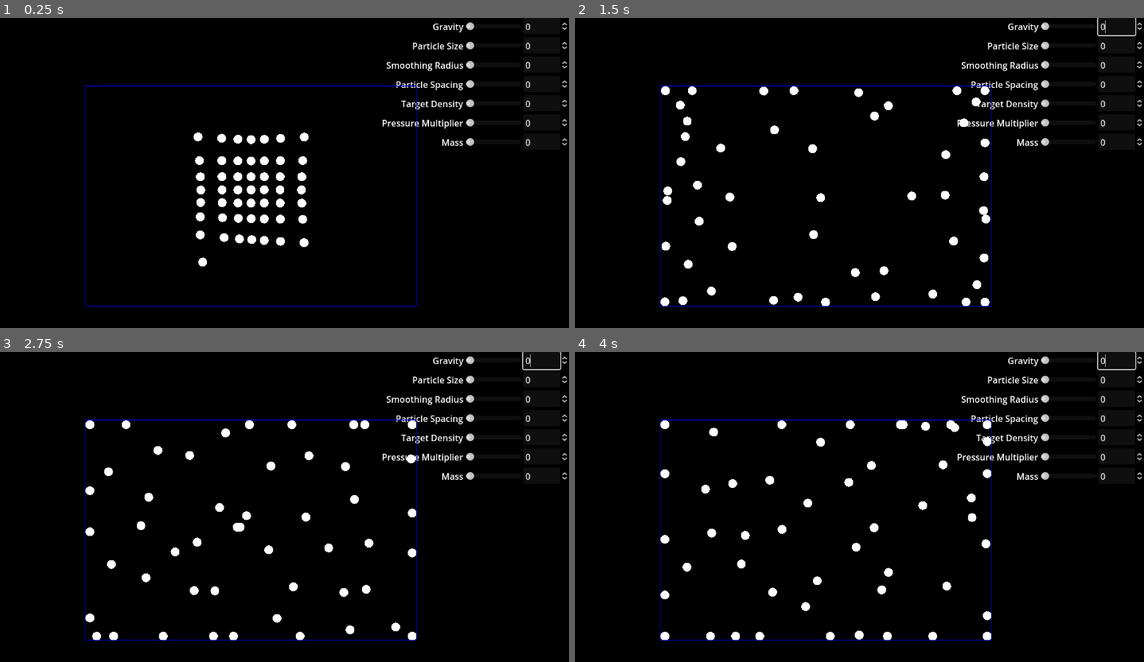
Above: before the commit, frames 1-4 (two rows, left to right).
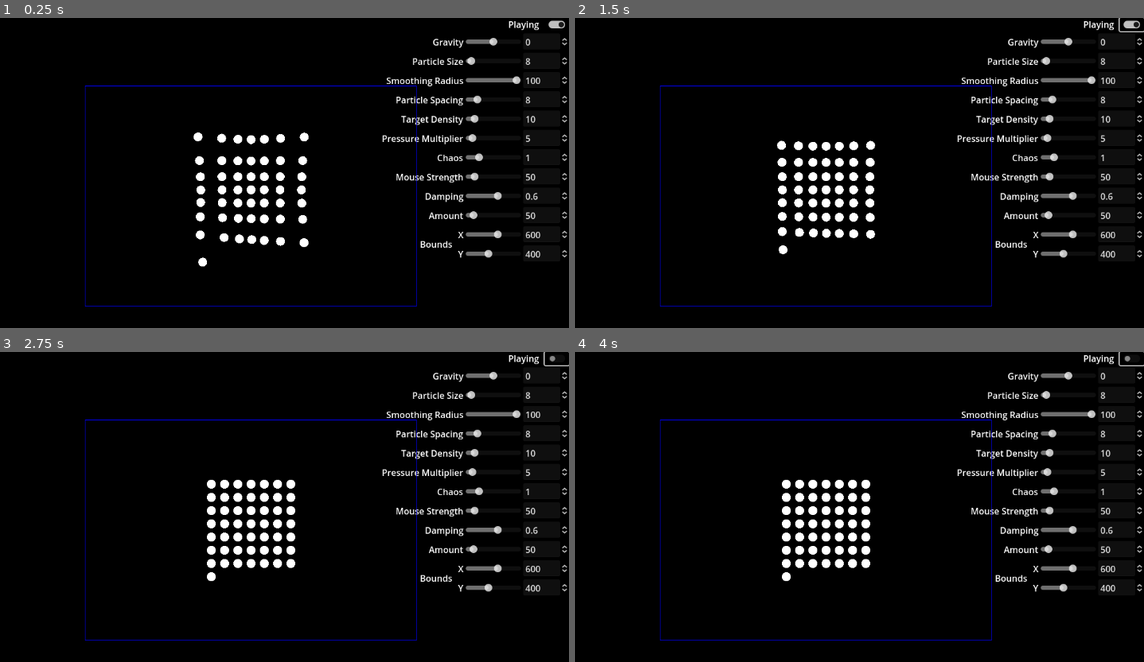
Above: after the commit, the same moments.

Repository: Shuflduf/GodotLiquidSim
Game: Godot game, scene res://main.tscn
The game is run twice, just before and just after one commit, with the same random seed, the same clock (stepped at 60 frames per second) and the same inputs.
Inputs (mouse positions are in pixels of both pictures, inside the frame that each line leads up to):
- Up to frame 1 (0.25 s): no input
- Up to frame 2 (1.5 s): click (1132, 24) at 0.52 s; click (1132, 24) at 1.27 s
- Up to frame 3 (2.75 s): click (557, 358) at 2.02 s
- Up to frame 4 (4 s): move the mouse to (967, 513) at 2.77 s; click (967, 513) at 2.92 s; move the mouse to (700, 547) at 3.52 s; click (700, 547) at 3.67 s

The runs differ from the first frame. In frame 1, 3.8% of the frame differs, in the area x 67-100%, y 0-78%; in frame 2, 7.6%; in frame 3, 7.6%; in frame 4, 7.6%, in the area x 14-100%, y 0-94%.
Error before the commit: Invalid type in function 'set_value' in base 'HBoxContainer (number_slider.gd)'. Cannot convert argument 1 from float to Vector2. (res://value_handlers.gd:5)

Commit message:
SO SO MUCH

Diff:
--- /dev/null
+++ b/bool_slider.gd
@@ -0,0 +1,18 @@
+@tool
+extends HBoxContainer
+
+signal update_value(prop_name: String, new_value: bool)
+
+@export var display_name: String:
+    set(value):
+        display_name = value
+        $Label.text = value
+@export var property_name: String
+
+var default_value: bool
+
+func set_value(value: bool):
+    $CheckButton.button_pressed = value
+
+func _on_check_button_toggled(toggled_on: bool) -> void:
+    update_value.emit(property_name, toggled_on)
--- /dev/null
+++ b/bool_slider.tscn
@@ -0,0 +1,16 @@
+[gd_scene load_steps=2 format=3 uid="uid://7p6mguvmwp1j"]
+
+[ext_resource type="Script" path="res://bool_slider.gd" id="1_uirr3"]
+
+[node name="HBoxContainer" type="HBoxContainer"]
+theme_override_constants/separation = 10
+alignment = 2
+script = ExtResource("1_uirr3")
+
+[node name="Label" type="Label" parent="."]
+layout_mode = 2
+
+[node name="CheckButton" type="CheckButton" parent="."]
+layout_mode = 2
+
+[connection signal="toggled" from="CheckButton" to="." method="_on_check_button_toggled"]
--- a/main.gd
+++ b/main.gd
@@ -12,6 +12,7 @@
 @export_range(0.0, 1.0) var collision_damping: float = 0.6
 @export_range(2, 500) var num_particles: int = 100
 @export var bounds_size: Vector2 = Vector2(600.0, 400.0)
+@export var mouse_strength: float = 50.0
 
 var particle_positions: Array[Vector2]
 var particle_velocities: Array[Vector2]
@@ -39,6 +40,16 @@
     update_densities()
 
 
+func _unhandled_input(event: InputEvent) -> void:
+    if event is InputEventMouseButton:
+        if Input.is_mouse_button_pressed(MOUSE_BUTTON_LEFT) or Input.is_mouse_button_pressed(MOUSE_BUTTON_RIGHT):
+            if event.button_index == MOUSE_BUTTON_WHEEL_DOWN:
+                effect_radius -= 5
+            elif event.button_index == MOUSE_BUTTON_WHEEL_UP:
+                effect_radius += 5
+
+            effect_radius = clamp(effect_radius, 5, 400)
+
 func _process(delta: float) -> void:
     if playing:
         for i in range(particle_positions.size()):
@@ -51,9 +62,9 @@
             if particle_positions[i].distance_squared_to(get_global_mouse_position()) < effect_radius ** 2:
                 var effect_dir = particle_positions[i].direction_to(get_global_mouse_position())
                 if Input.is_mouse_button_pressed(MOUSE_BUTTON_LEFT):
-                    particle_velocities[i] += effect_dir * 50
+                    particle_velocities[i] += effect_dir * mouse_strength
                 elif Input.is_mouse_button_pressed(MOUSE_BUTTON_RIGHT):
-                    particle_velocities[i] += effect_dir * -50
+                    particle_velocities[i] += effect_dir * -mouse_strength
 
             var pressure_force = calculate_pressure_force(i)
             var pressure_accel = pressure_force / densities[i]
--- a/main.tscn
+++ b/main.tscn
@@ -1,8 +1,10 @@
-[gd_scene load_steps=5 format=3 uid="uid://boefshpkw5c1u"]
+[gd_scene load_steps=7 format=3 uid="uid://boefshpkw5c1u"]
 
 [ext_resource type="Script" path="res://main.gd" id="1_bvny7"]
 [ext_resource type="PackedScene" uid="uid://doifiw4dk064w" path="res://number_slider.tscn" id="2_iyhjq"]
 [ext_resource type="Script" path="res://value_handlers.gd" id="2_wdsku"]
+[ext_resource type="PackedScene" uid="uid://7p6mguvmwp1j" path="res://bool_slider.tscn" id="3_d5nkx"]
+[ext_resource type="PackedScene" uid="uid://c8b2dhjgesu0i" path="res://vec2_slider.tscn" id="4_vu2tq"]
 
 [sub_resource type="StyleBoxFlat" id="StyleBoxFlat_x0arq"]
 bg_color = Color(0, 0, 0, 1)
@@ -43,11 +45,17 @@
 grow_vertical = 2
 script = ExtResource("2_wdsku")
 
+[node name="Playing" parent="CanvasLayer/Control/ValueHandlers" instance=ExtResource("3_d5nkx")]
+layout_mode = 2
+display_name = "Playing"
+property_name = "playing"
+
 [node name="Gravity" parent="CanvasLayer/Control/ValueHandlers" instance=ExtResource("2_iyhjq")]
 layout_mode = 2
 display_name = "Gravity"
 property_name = "gravity"
-upper_range = 1000.0
+lower_range = -500.0
+upper_range = 500.0
 
 [node name="ParticleSize" parent="CanvasLayer/Control/ValueHandlers" instance=ExtResource("2_iyhjq")]
 layout_mode = 2
@@ -60,29 +68,69 @@
 layout_mode = 2
 display_name = "Smoothing Radius"
 property_name = "smoothing_radius"
-lower_range = 1.0
-upper_range = 200.0
+upper_range = 100.0
 
 [node name="ParticleSpacing" parent="CanvasLayer/Control/ValueHandlers" instance=ExtResource("2_iyhjq")]
 layout_mode = 2
 display_name = "Particle Spacing"
 property_name = "particle_spacing"
-upper_range = 200.0
+upper_range = 50.0
 
 [node name="TargetDensity" parent="CanvasLayer/Control/ValueHandlers" instance=ExtResource("2_iyhjq")]
 layout_mode = 2
 display_name = "Target Density"
 property_name = "target_density"
-upper_range = 200.0
+upper_range = 100.0
 
 [node name="PressureMultiplier" parent="CanvasLayer/Control/ValueHandlers" instance=ExtResource("2_iyhjq")]
 layout_mode = 2
 display_name = "Pressure Multiplier"
 property_name = "pressure_multiplier"
-upper_range = 200.0
+upper_range = 100.0
 
 [node name="Mass" parent="CanvasLayer/Control/ValueHandlers" instance=ExtResource("2_iyhjq")]
 layout_mode = 2
-display_name = "Mass"
+display_name = "Chaos"
 property_name = "mass"
 upper_range = 5.0
+
+[node name="MouseStrength" parent="CanvasLayer/Control/ValueHandlers" instance=ExtResource("2_iyhjq")]
+layout_mode = 2
+display_name = "Mouse Strength"
+property_name = "mouse_strength"
+upper_range = 500.0
+
+[node name="Damping" parent="CanvasLayer/Control/ValueHandlers" instance=ExtResource("2_iyhjq")]
+layout_mode = 2
+display_name = "Damping"
+property_name = "collision_damping"
+upper_range = 1.0
+
+[node name="Label" parent="CanvasLayer/Control/ValueHandlers/Damping" index="0"]
+text = "Damping"
+
+[node name="HSlider" parent="CanvasLayer/Control/ValueHandlers/Damping" index="1"]
+max_value = 1.0
+step = 0.1
+value = 1.0
+
+[node name="SpinBox" parent="CanvasLayer/Control/ValueHandlers/Damping" index="2"]
+max_value = 1.0
+step = 0.1
+value = 1.0
+
+[node name="Amount" parent="CanvasLayer/Control/ValueHandlers" instance=ExtResource("2_iyhjq")]
+layout_mode = 2
+display_name = "Amount"
+property_name = "num_particles"
+lower_range = 2.0
+upper_range = 625.0
+
+[node name="Bounds" parent="CanvasLayer/Control/ValueHandlers" instance=ExtResource("4_vu2tq")]
+layout_mode = 2
+display_name = "Bounds"
+property_name = "bounds_size"
+lower_range = Vector2(1, 1)
+upper_range = Vector2(1000, 1000)
+
+[editable path="CanvasLayer/Control/ValueHandlers/Damping"]
--- a/number_slider.gd
+++ b/number_slider.gd
@@ -1,63 +1,36 @@
 @tool
 extends HBoxContainer
 
-signal update_value(prop_name: String, new_value: Vector2)
+signal update_value(prop_name: String, new_value: float)
 
 @export var display_name: String:
     set(value):
         display_name = value
         $Label.text = value
 @export var property_name: String
-@export var lower_range: Vector2:
+@export var lower_range: float:
     set(value):
         lower_range = value
-        %HSliderX.min_value = value.x
-        %SpinBoxX.min_value = value.x
-        %HSliderY.min_value = value.y
-        %SpinBoxY.min_value = value.y
-
-@export var upper_range: Vector2:
+        %HSlider.min_value = value
+        %SpinBox.min_value = value
+@export var upper_range: float:
     set(value):
         upper_range = value
-        %HSliderX.max_value = value.x
-        %SpinBoxX.max_value = value.x
-        %HSliderY.max_value = value.y
-        %SpinBoxY.max_value = value.y
+        %HSlider.max_value = value
+        %SpinBox.max_value = value
 
-var default_value: Vector2
-var current_value: Vector2
+var default_value: float
 
-#func _on_h_slider_value_changed(value: float) -> void:
-    ##$HSlider.value = value
-    ##$SpinBox.value = value
-#
-    #update_value.emit(property_name, value)
-#
-#
-#func _on_spin_box_value_changed(value: float) -> void:
-    #_on_h_slider_value_changed(value)
+func _on_h_slider_value_changed(value: float) -> void:
+    $HSlider.value = value
+    $SpinBox.value = value
 
-func set_value(value: Vector2):
-    current_value = value
-    %HSliderX.value = value.x
-    %SpinBoxX.value = value.x
-    %HSliderY.value = value.y
-    %SpinBoxY.value = value.y
+    update_value.emit(property_name, value)
 
 
-func _on_h_slider_y_value_changed(value: float) -> void:
-    pass # Replace with function body.
+func _on_spin_box_value_changed(value: float) -> void:
+    _on_h_slider_value_changed(value)
 
-
-func _on_spin_box_y_value_changed(value: float) -> void:
-    pass # Replace with function body.
-
-
-func _on_h_slider_x_value_changed(value: float) -> void:
-    %SpinBoxX.value = value
-    %HSliderX.value = value
-    current_value.x = value
-
-
-func _on_spin_box_x_value_changed(value: float) -> void:
-    _on_h_slider_x_value_changed(value)
+func set_value(value: float):
+    %HSlider.value = value
+    %SpinBox.value = value
--- a/number_slider.tscn
+++ b/number_slider.tscn
@@ -10,11 +10,13 @@
 layout_mode = 2
 
 [node name="HSlider" type="HSlider" parent="."]
+unique_name_in_owner = true
 custom_minimum_size = Vector2(100, 0)
 layout_mode = 2
 size_flags_vertical = 4
 
 [node name="SpinBox" type="SpinBox" parent="."]
+unique_name_in_owner = true
 layout_mode = 2
 size_flags_horizontal = 0
 
--- a/value_handlers.gd
+++ b/value_handlers.gd
@@ -1,10 +1,12 @@
 extends VBoxContainer
+
+@onready var world: Node2D = $"../../.."
 
 func _ready() -> void:
     for child in get_children():
-        child.set_value($"../../..".get(child.property_name))
-        child.set(&"default_value", $"../../..".get(child.property_name))
+        child.set_value(world.get(child.property_name))
+        child.set(&"default_value", world.get(child.property_name))
         child.update_value.connect(
-            func(prop_name: String, new_value: float):
-                $"../../..".set(prop_name, new_value)
+            func(prop_name: String, new_value: Variant):
+                world.set(prop_name, new_value)
         )
--- /dev/null
+++ b/vec2_slider.gd
@@ -0,0 +1,69 @@
+@tool
+extends HBoxContainer
+
+signal update_value(prop_name: String, new_value: Vector2)
+
+@export var display_name: String:
+    set(value):
+        display_name = value
+        $Label.text = value
+@export var property_name: String
+@export var lower_range: Vector2:
+    set(value):
+        lower_range = value
+        %HSliderX.min_value = value.x
+        %SpinBoxX.min_value = value.x
+        %HSliderY.min_value = value.y
+        %SpinBoxY.min_value = value.y
+
+@export var upper_range: Vector2:
+    set(value):
+        upper_range = value
+        %HSliderX.max_value = value.x
+        %SpinBoxX.max_value = value.x
+        %HSliderY.max_value = value.y
+        %SpinBoxY.max_value = value.y
+
+var default_value: Vector2
+var current_value: Vector2
+
+#func _on_h_slider_value_changed(value: float) -> void:
+    ##$HSlider.value = value
+    ##$SpinBox.value = value
+#
+    #update_value.emit(property_name, value)
+#
+#
+#func _on_spin_box_value_changed(value: float) -> void:
+    #_on_h_slider_value_changed(value)
+
+func set_value(value: Vector2):
+    current_value = value
+    %HSliderX.value = value.x
+    %SpinBoxX.value = value.x
+    %HSliderY.value = value.y
+    %SpinBoxY.value = value.y
+
+
+func _on_h_slider_y_value_changed(value: float) -> void:
+    %SpinBoxY.value = value
+    %HSliderY.value = value
+    current_value.y = value
+
+    update_value.emit(property_name, current_value)
+
+
+func _on_spin_box_y_value_changed(value: float) -> void:
+    _on_h_slider_y_value_changed(value)
+
+
+func _on_h_slider_x_value_changed(value: float) -> void:
+    %SpinBoxX.value = value
+    %HSliderX.value = value
+    current_value.x = value
+
+    update_value.emit(property_name, current_value)
+
+
+func _on_spin_box_x_value_changed(value: float) -> void:
+    _on_h_slider_x_value_changed(value)
--- a/vec2_slider.tscn
+++ b/vec2_slider.tscn
@@ -1,13 +1,11 @@
 [gd_scene load_steps=2 format=3 uid="uid://c8b2dhjgesu0i"]
 
-[ext_resource type="Script" path="res://number_slider.gd" id="1_4kjko"]
+[ext_resource type="Script" path="res://vec2_slider.gd" id="1_g5f7b"]
 
 [node name="HBoxContainer" type="HBoxContainer"]
 theme_override_constants/separation = 10
 alignment = 2
-script = ExtResource("1_4kjko")
-lower_range = 0.0
-upper_range = 0.0
+script = ExtResource("1_g5f7b")
 
 [node name="Label" type="Label" parent="."]
 layout_mode = 2
